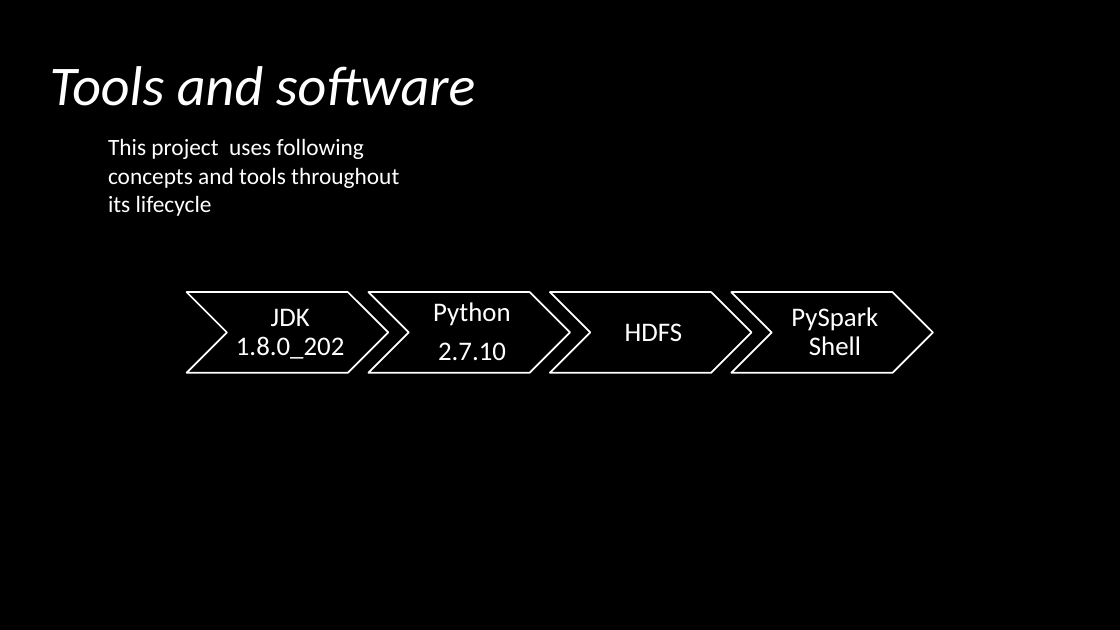
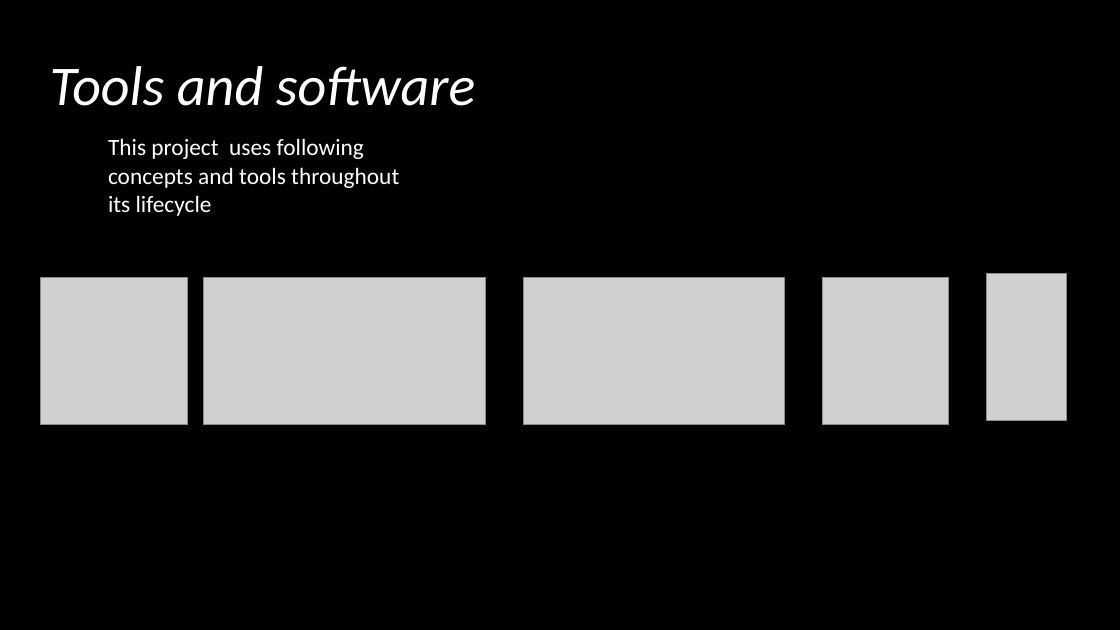
Before and after one commit to EvanGrill/CS436_Big_Data_Systems, a slide deck: slide 8 of doc/Bigdataproposal.pptx. Drawn at 1120x630 pixels with LibreOffice and Linux fonts; fonts in the diff are those of the drawing; grey boxes stand for pictures; background and template pictures are left out. Boxes give left, top, right and bottom in pixels: in the first picture for what was removed or moved away, otherwise in the second. Text is boxed around its words. In the diff, an @@ line names an element or a change of style, - is before the commit and + after.

```diff
--- a/doc/Bigdataproposal.pptx
+++ b/doc/Bigdataproposal.pptx
@@ picture added at box(41, 278, 188, 425) @@
@@ picture added at box(203, 278, 486, 425) @@
@@ picture added at box(523, 278, 785, 425) @@
@@ picture added at box(823, 278, 949, 425) @@
@@ picture added at box(986, 273, 1067, 420) @@
@@ group removed at box(187, 292, 933, 373): 4 chevrons, 4 texts @@
-JDK 1.8.0_202
-Python
-2.7.10
-HDFS
-PySpark Shell
```
Also in this commit, not shown: 4 other slides changed, 2 slides added, 2 slides removed.
